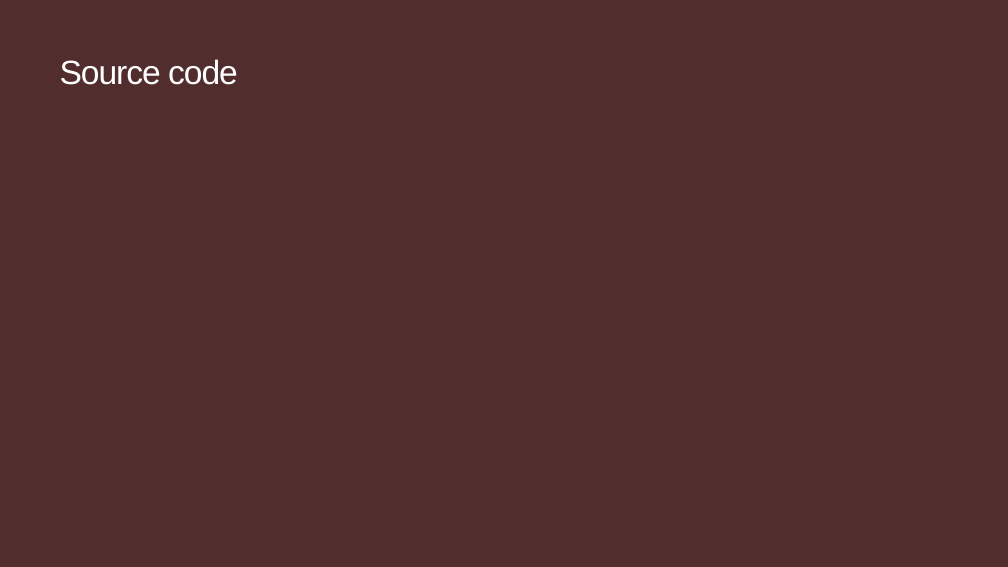
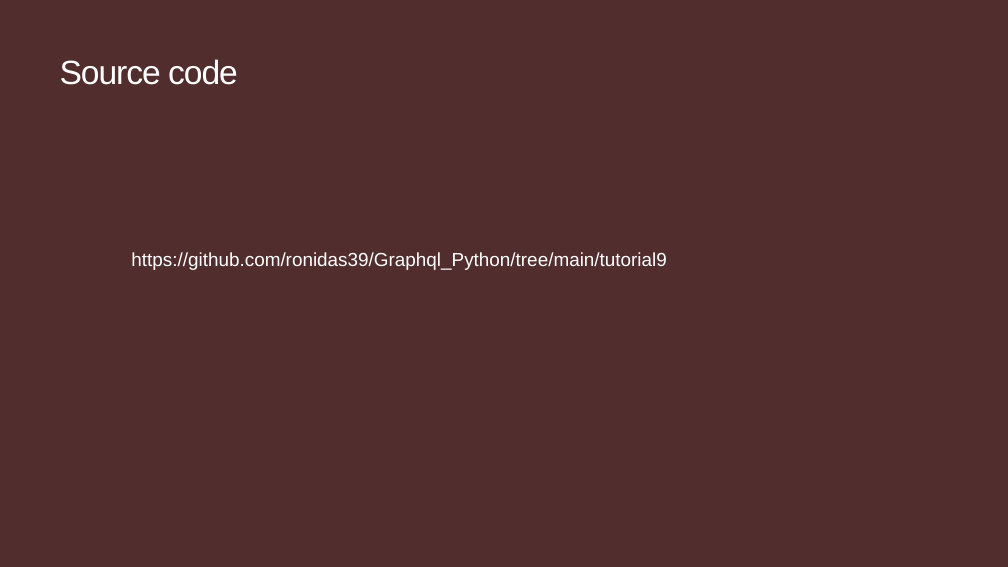
Before and after one commit to ronidas39/Graphql_Python, a slide deck: slide 5 of tutorial9/Graphql_With_Python_tutorial9_Slide.pptx. Drawn at 1008x567 pixels with LibreOffice and Linux fonts; fonts in the diff are those of the drawing. Boxes give left, top, right and bottom in pixels: in the first picture for what was removed or moved away, otherwise in the second. Text is boxed around its words. In the diff, an @@ line names an element or a change of style, - is before the commit and + after.

```diff
--- a/tutorial9/Graphql_With_Python_tutorial9_Slide.pptx
+++ b/tutorial9/Graphql_With_Python_tutorial9_Slide.pptx
@@ text added at (131, 252, 666, 270), 18 pt, text #FFFFFF @@
+https://github.com/ronidas39/Graphql_Python/tree/main/tutorial9
```
